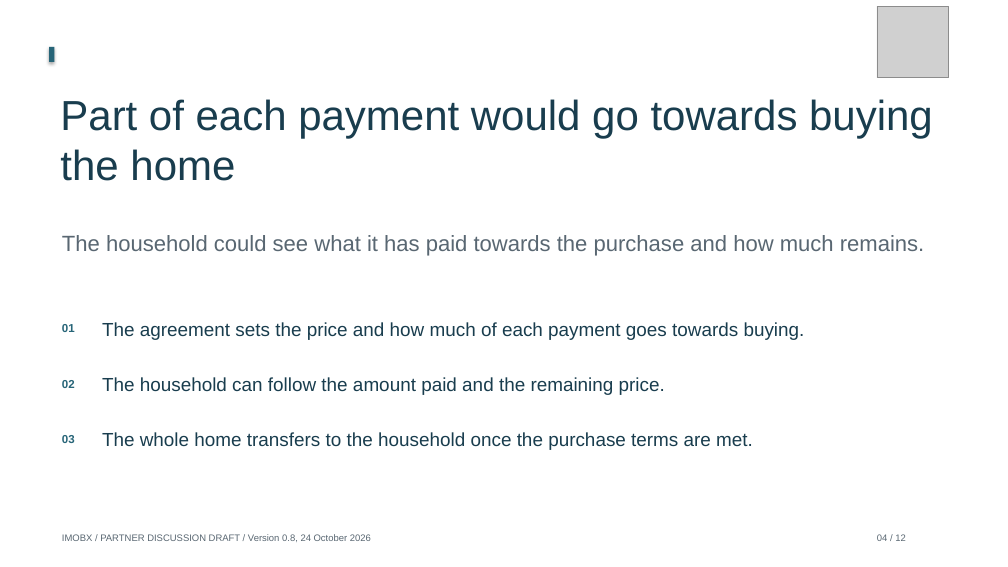
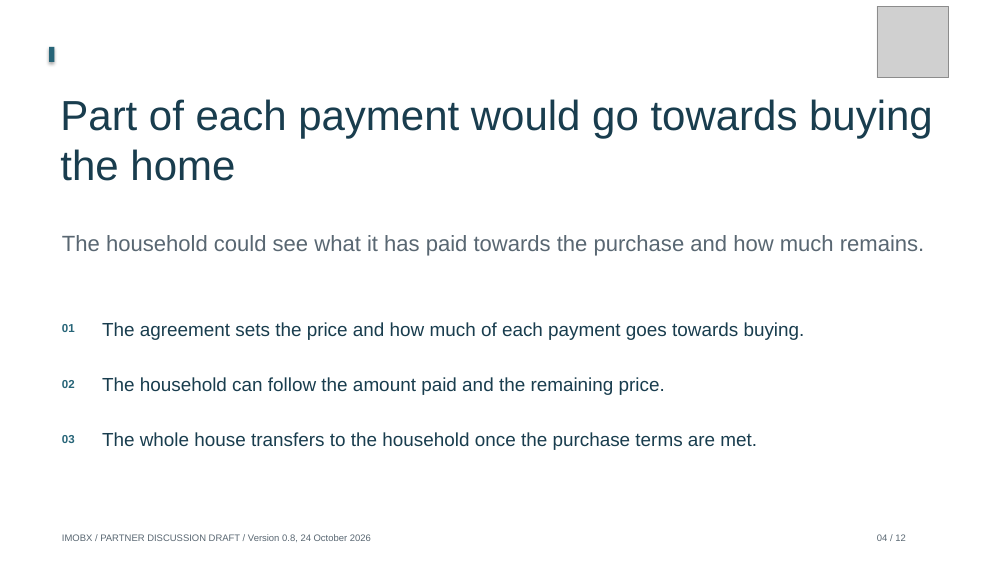
Before and after one commit to Siah-kin/imobx-website, a slide deck: slide 4 of pitchdeck.pptx. Drawn at 1008x567 pixels with LibreOffice and Linux fonts; fonts in the diff are those of the drawing; grey boxes stand for pictures. Boxes give left, top, right and bottom in pixels: in the first picture for what was removed or moved away, otherwise in the second. Text is boxed around its words. In the diff, an @@ line names an element or a change of style, - is before the commit and + after.

```diff
--- a/pitchdeck.pptx
+++ b/pitchdeck.pptx
@@ text at bbox=[102, 432, 757, 450]: text changed @@
-The whole home transfers to the household once the purchase terms are met.
+The whole house transfers to the household once the purchase terms are met.
```
Also in this commit, not shown: 4 other slides changed, 25 other files.
